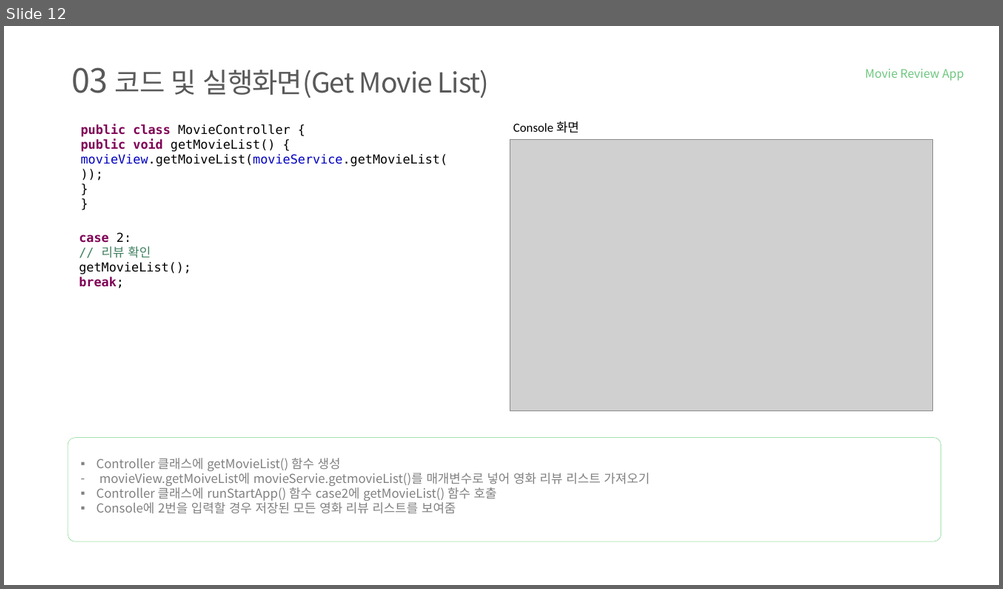
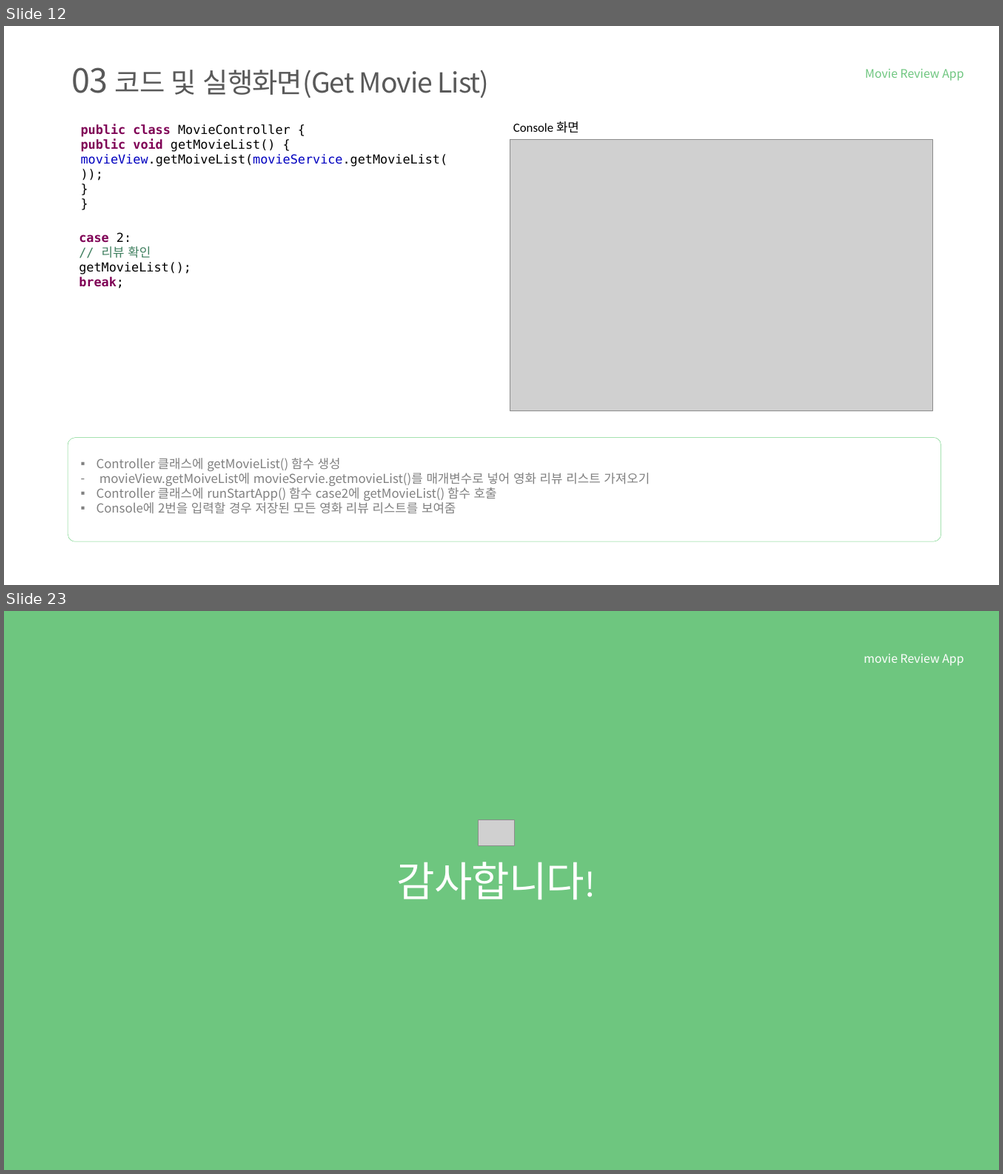
Before and after one commit to tnwjd121/MovieApp, a slide deck: ppt/국비(정보처리기능사)_백수정.pptx. Shown one above the other, each under a label of ours: slide 12 before the commit, slides 12 and 23 after it; the slides between them are not shown. The pictures are 1003x589 and 1003x1174 pixels, drawn with LibreOffice and Linux fonts; fonts in the diff are those of the drawing; grey boxes stand for pictures; background and template pictures are left out. Boxes give left, top, right and bottom in pixels: in the first picture for what was removed or moved away, otherwise in the second. Text is boxed around its words. In the diff, an @@ line names an element or a change of style, - is before the commit and + after.

```diff
--- a/ppt/국비(정보처리기능사)_백수정.pptx
+++ b/ppt/국비(정보처리기능사)_백수정.pptx
@@ slide 23 added at <box>4,611,999,1170</box>, background #6EC67F @@
@@ text added at <box>863,654,963,666</box>, 17 pt, text #FFFFFF @@
+movie Review App
@@ picture added at <box>478,820,514,846</box> @@
@@ text added at <box>397,862,585,900</box>, 60 pt, text #FFFFFF @@
+감사합니다!
```
Also in this commit, not shown: 3 slides changed, 9 other slides added, 2 slides removed, 1 other file.
